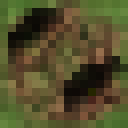
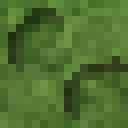
Comparing the layer stacks of the two (128, 128) images. Changes:
added layer "trail-grass" in group "minetest-trail" over [0, 0, 128, 128]
hid "trail_top" over [0, 0, 128, 128]
showed "Calque #2" over [8, 8, 128, 120]
showed "default_grass.png #1" over [0, 0, 128, 128]
hid "Copie de default_grass_side.png" over [0, 0, 128, 64]
hid "crack_anylength.png" over [0, 0, 88, 128]
hid "Copie de crack_anylength.png" over [56, 16, 128, 96]
hid "default_dirt.png" over [0, 0, 128, 128]
